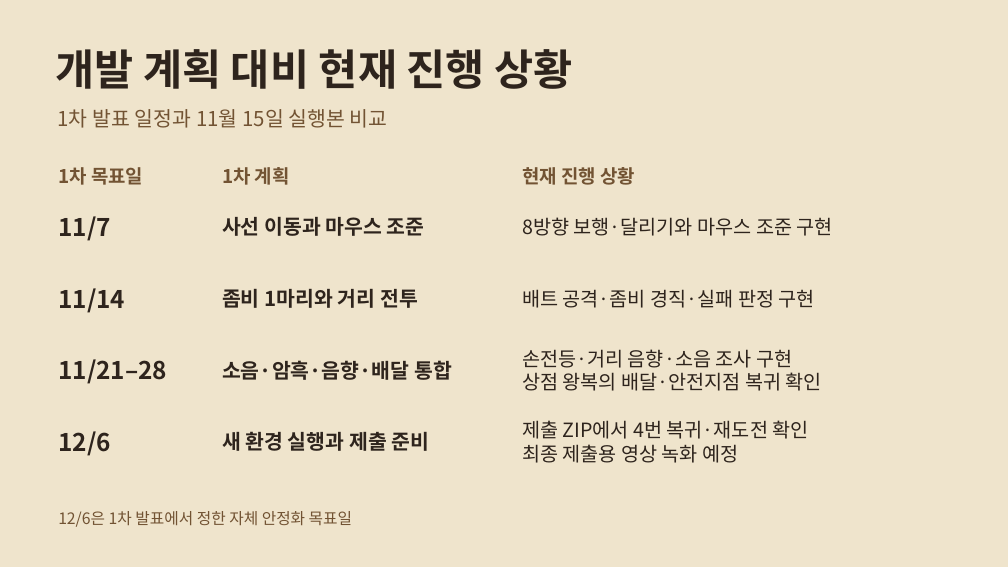
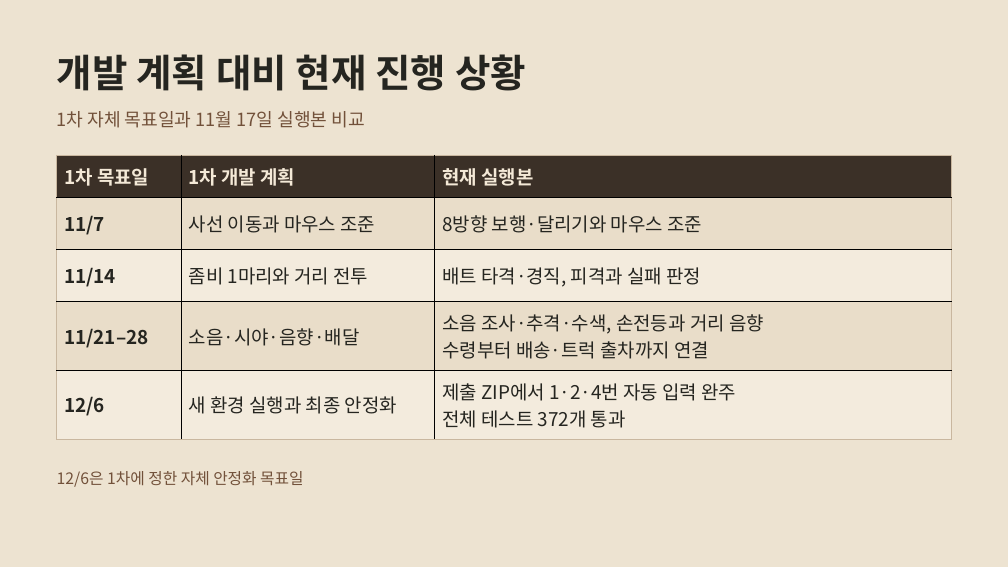
Before and after one commit to yoon778/2D_project, a slide deck: slide 4 of presentation/Dead_Route_2차발표.pptx. Drawn at 1008x567 pixels with LibreOffice and Linux fonts; fonts in the diff are those of the drawing. Boxes give left, top, right and bottom in pixels: in the first picture for what was removed or moved away, otherwise in the second. Text is boxed around its words. In the diff, an @@ line names an element or a change of style, - is before the commit and + after.

Commit message:
docs: R10-11 2차 발표 자료와 1차 기록 정리

```diff
--- a/presentation/Dead_Route_2차발표.pptx
+++ b/presentation/Dead_Route_2차발표.pptx
@@ background #EFE4CC to #EDE3D1 @@
@@ text "개발 계획 대비 현재 진행 ..." at [57,54,526,91]: size 40.5 to 36.8 pt, text colour #2E241D to #252520 @@
@@ text at [57,111,365,128]: text changed; size 19.5 to 17.2 pt; text colour #725333 to #72513A @@
-1차 발표 일정과 11월 15일 실행본 비교
+1차 자체 목표일과 11월 17일 실행본 비교
@@ table added at [57,155,951,439], 5 rows, 3 columns @@
+1차 목표일 | 1차 개발 계획 | 현재 실행본
+11/7 | 사선 이동과 마우스 조준 | 8방향 보행·달리기와 마우스 조준
+11/14 | 좀비 1마리와 거리 전투 | 배트 타격·경직, 피격과 실패 판정
+11/21–28 | 소음·시야·음향·배달 | 소음 조사·추격·수색, 손전등과 거리 음향 / 수령부터 배송·트럭 출차까지 연결
+12/6 | 새 환경 실행과 최종 안정화 | 제출 ZIP에서 1·2·4번 자동 입력 완주 / 전체 테스트 372개 통과
@@ text removed at [58,167,143,185] @@
-1차 목표일
@@ text removed at [222,167,290,185] @@
-1차 계획
@@ text removed at [522,167,635,185] @@
-현재 진행 상황
@@ text removed at [58,216,111,241] @@
-11/7
@@ text removed at [222,217,425,236] @@
-사선 이동과 마우스 조준
@@ text removed at [522,217,833,236] @@
-8방향 보행·달리기와 마우스 조준 구현
@@ text removed at [58,288,125,313] @@
-11/14
@@ text removed at [222,289,418,308] @@
-좀비 1마리와 거리 전투
@@ text removed at [522,289,815,308] @@
-배트 공격·좀비 경직·실패 판정 구현
@@ text removed at [58,359,167,384] @@
-11/21–28
@@ text removed at [522,349,822,391] @@
-손전등·거리 음향·소음 조사 구현
-상점 왕복의 배달·안전지점 복귀 확인
@@ text removed at [222,360,452,380] @@
-소음·암흑·음향·배달 통합
@@ text removed at [58,431,111,456] @@
-12/6
@@ text removed at [222,431,430,451] @@
-새 환경 실행과 제출 준비
@@ text removed at [522,420,809,463] @@
-제출 ZIP에서 4번 복귀·재도전 확인
-최종 제출용 영상 녹화 예정
@@ text at [57,471,303,487]: text changed; text colour #725333 to #72513A @@
-12/6은 1차 발표에서 정한 자체 안정화 목표일
+12/6은 1차에 정한 자체 안정화 목표일
```
Also in this commit, not shown: 2 other slides changed, 3 slides added, 2 slides removed, 10 other files.
